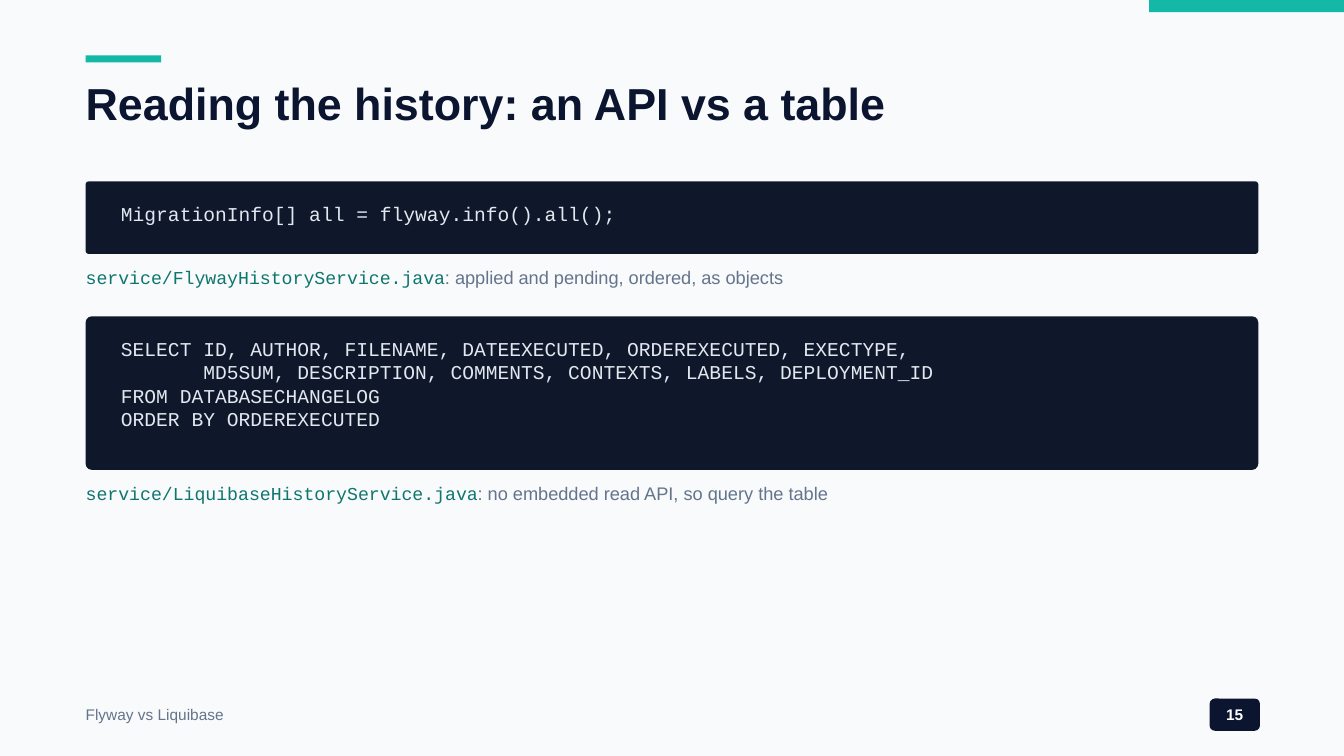
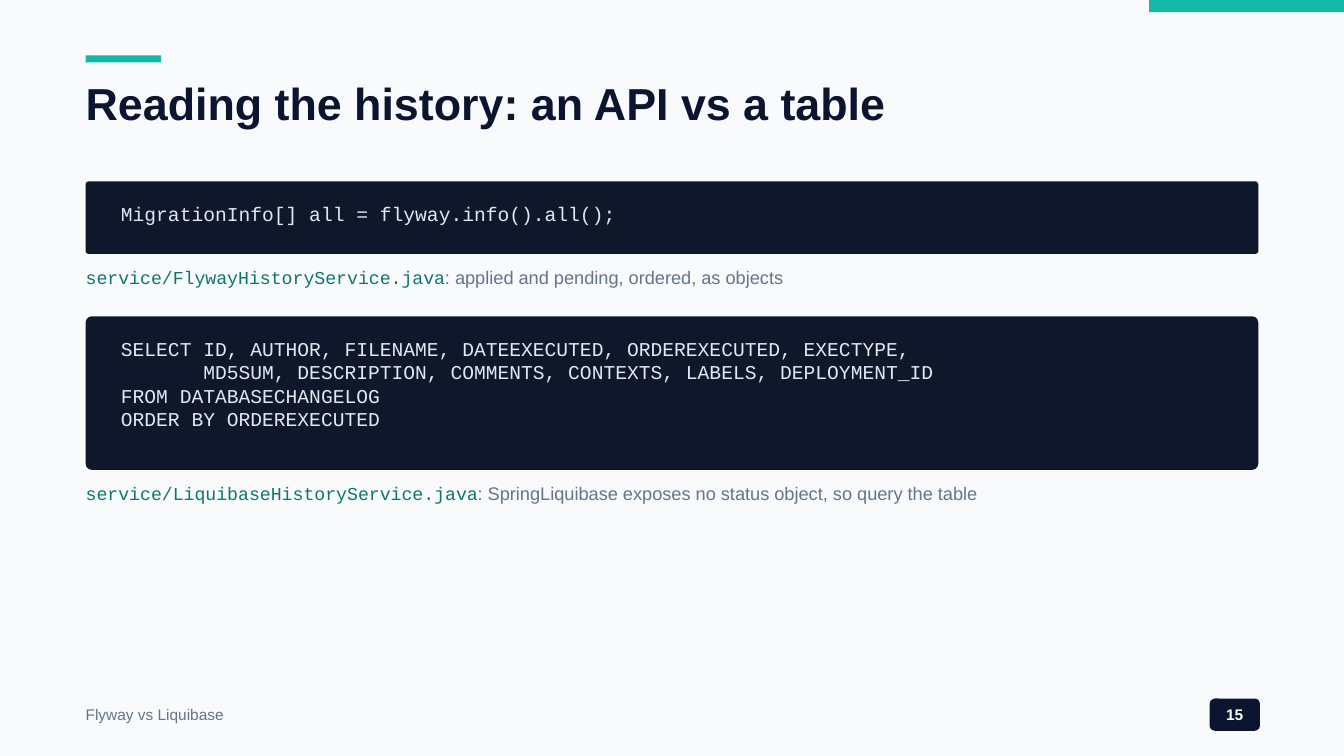
Before and after one commit to wallaceespindola/flyway-vs-liquibase-db-migrations, a slide deck: slide 15 of docs/presentations/flyway-vs-liquibase-db-migrations.pptx. Drawn at 1344x756 pixels with LibreOffice and Linux fonts; fonts in the diff are those of the drawing. Boxes give left, top, right and bottom in pixels: in the first picture for what was removed or moved away, otherwise in the second. Text is boxed around its words. In the diff, an @@ line names an element or a change of style, - is before the commit and + after.

```diff
--- a/docs/presentations/flyway-vs-liquibase-db-migrations.pptx
+++ b/docs/presentations/flyway-vs-liquibase-db-migrations.pptx
@@ text at [86, 487, 977, 504]: text changed; font Courier New to Arial; text colour #0F766E to #64748B @@
-service/LiquibaseHistoryService.java: no embedded read API, so query the table
+service/LiquibaseHistoryService.java: SpringLiquibase exposes no status object, so query the table
```
Also in this commit, not shown: 19 other files.
